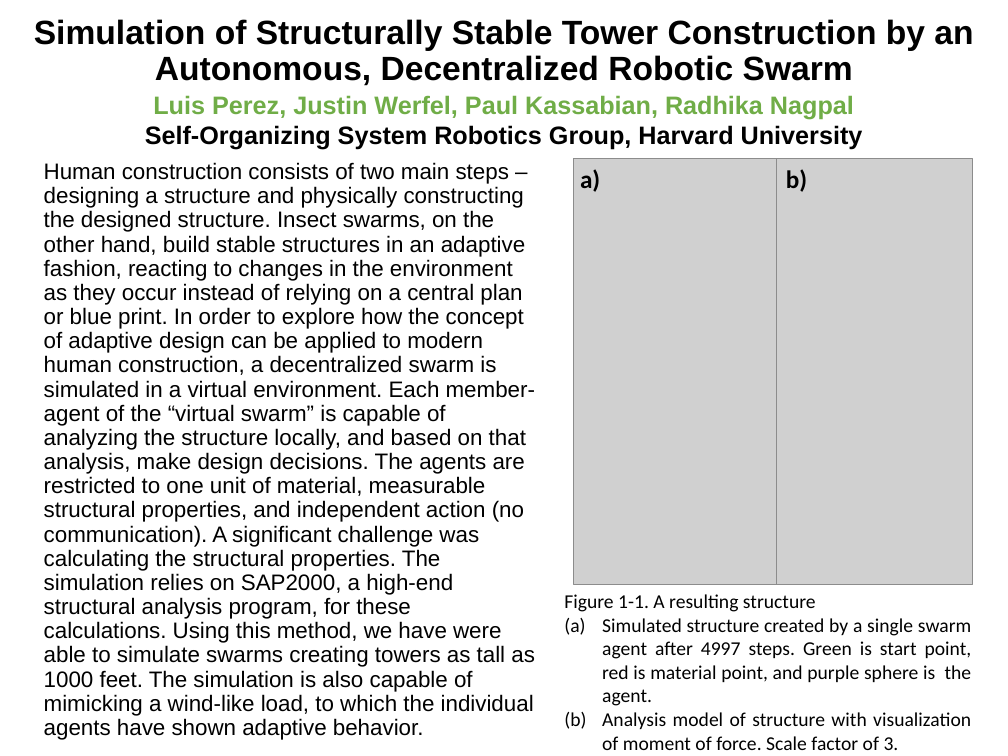
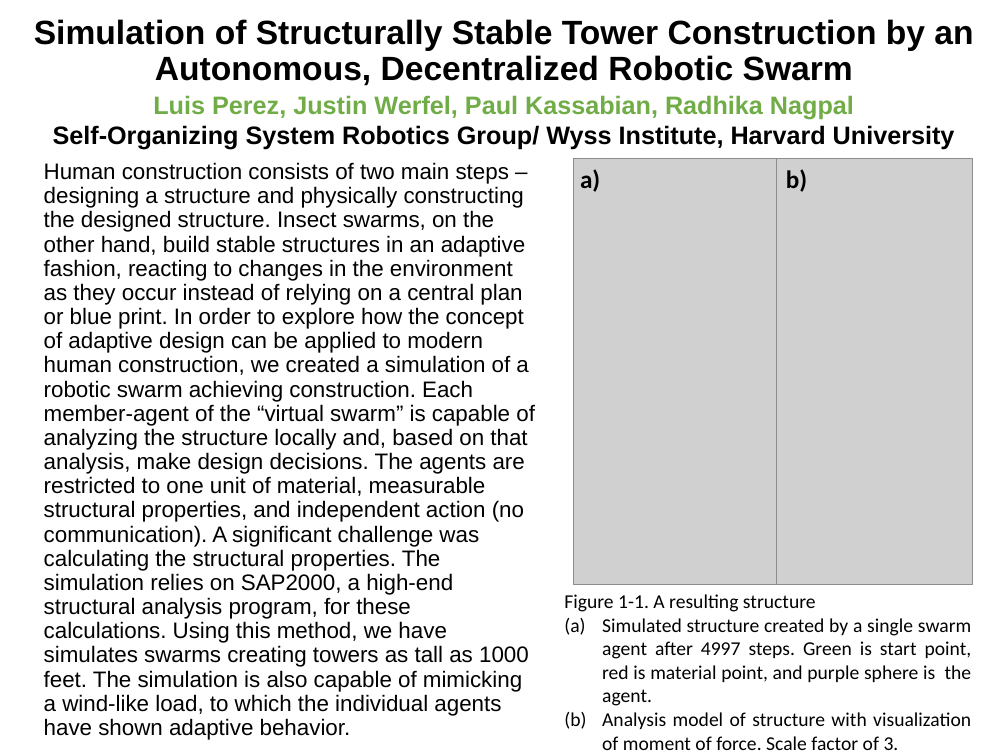
Before and after one commit to kandluis/sap2000, a slide deck: slide 1 of Other Files/REU Research Nugget.pptm. Drawn at 1008x756 pixels with LibreOffice and Linux fonts; fonts in the diff are those of the drawing; grey boxes stand for pictures. Boxes give left, top, right and bottom in pixels: in the first picture for what was removed or moved away, otherwise in the second. Text is boxed around its words. In the diff, an @@ line names an element or a change of style, - is before the commit and + after.

```diff
--- a/Other Files/REU Research Nugget.pptm
+++ b/Other Files/REU Research Nugget.pptm
@@ text at (x1=53, y1=125, x2=955, y2=150): text changed @@
-Self-Organizing System Robotics Group, Harvard University
+Self-Organizing System Robotics Group/ Wyss Institute, Harvard University
@@ text at (x1=44, y1=162, x2=535, y2=740): text changed @@
-Human construction consists of two main steps – designing a structure and physically constructing the designed structure. Insect swarms, on the other hand, build stable structures in an adaptive fashion, reacting to changes in the environment as they occur instead of relying on a central plan or blue print. In order to explore how the concept of adaptive design can be applied to modern human construction, a decentralized swarm is simulated in a virtual environment. Each member-agent of the “virtual swarm” is capable of analyzing the structure locally, and based on that analysis, make design decisions. The agents are restricted to one unit of material, measurable structural properties, and independent action (no communication). A significant challenge was calculating the structural properties. The simulation relies on SAP2000, a high-end structural analysis program, for these calculations. Using this method, we have were able to simulate swarms creating towers as tall as 1000 feet. The simulation is also capable of mimicking a wind-like load, to which the individual agents have shown adaptive behavior.
+Human construction consists of two main steps – designing a structure and physically constructing the designed structure. Insect swarms, on the other hand, build stable structures in an adaptive fashion, reacting to changes in the environment as they occur instead of relying on a central plan or blue print. In order to explore how the concept of adaptive design can be applied to modern human construction, we created a simulation of a robotic swarm achieving construction. Each member-agent of the “virtual swarm” is capable of analyzing the structure locally and, based on that analysis, make design decisions. The agents are restricted to one unit of material, measurable structural properties, and independent action (no communication). A significant challenge was calculating the structural properties. The simulation relies on SAP2000, a high-end structural analysis program, for these calculations. Using this method, we have simulates swarms creating towers as tall as 1000 feet. The simulation is also capable of mimicking a wind-like load, to which the individual agents have shown adaptive behavior.
```
Also in this commit, not shown: 15 other files.
